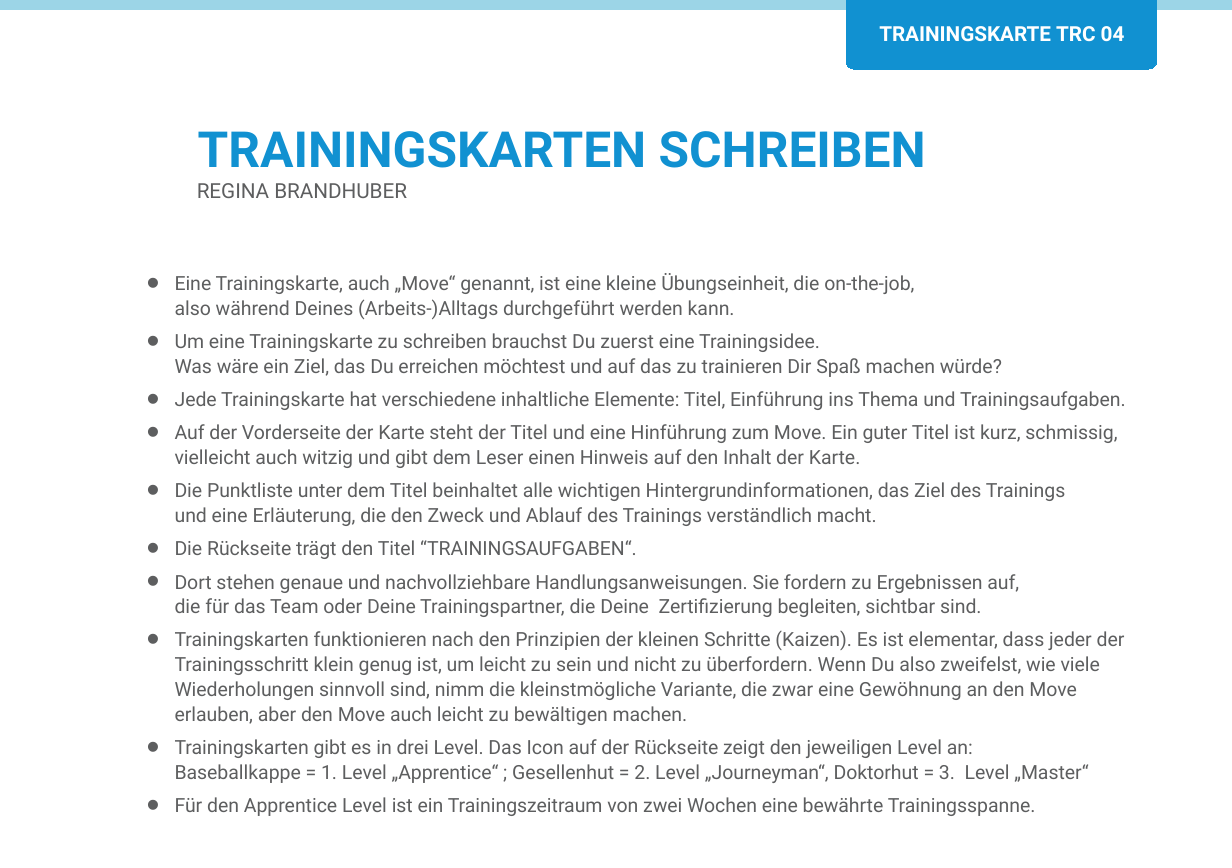
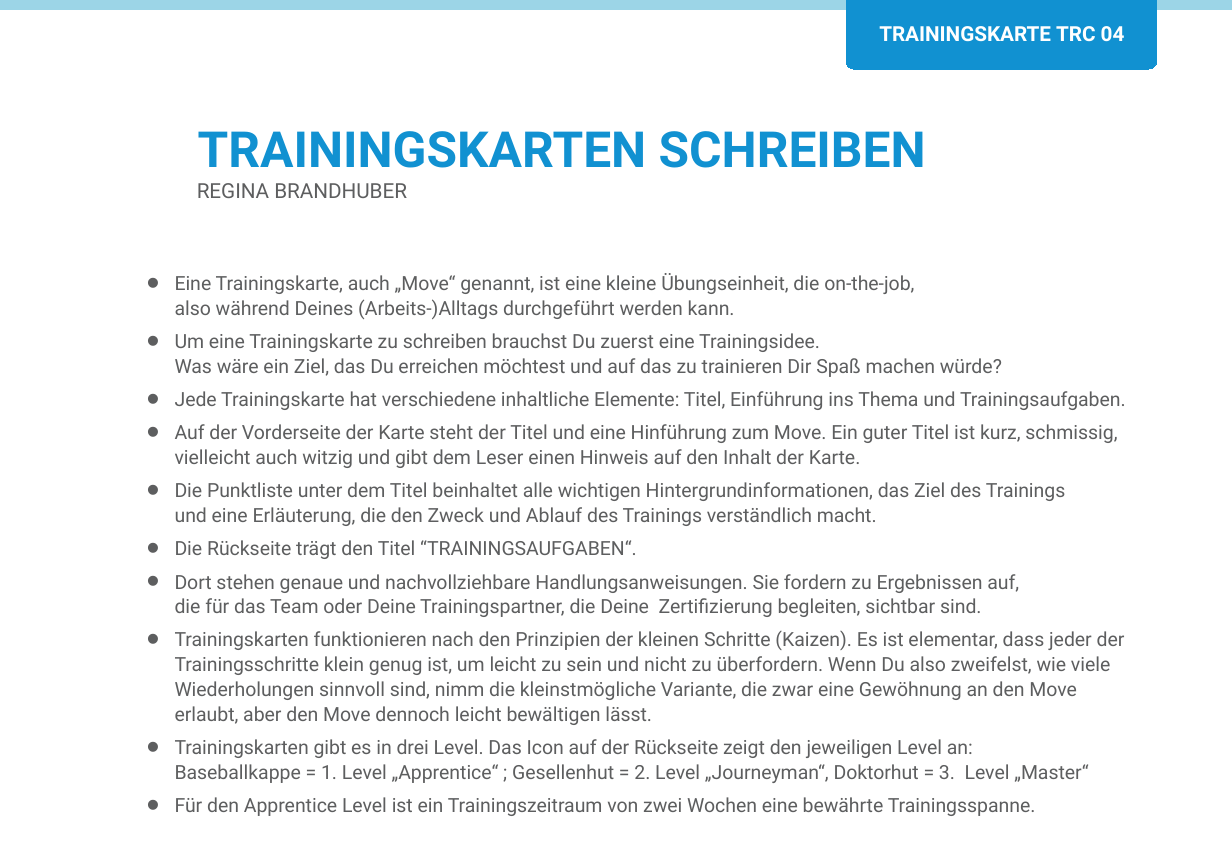
Before and after one commit to Teamtool/training-materials, a slide deck: slide 1 of training-cards/agile moves/Training Cards (TRC)/ger/apprentice/ger_TRC_04_Trainingskarten_schreiben_AM_A.pptx. Drawn at 1232x868 pixels with LibreOffice and Linux fonts; fonts in the diff are those of the drawing; background and template pictures are left out. Boxes give left, top, right and bottom in pixels: in the first picture for what was removed or moved away, otherwise in the second. Text is boxed around its words. In the diff, an @@ line names an element or a change of style, - is before the commit and + after.

```diff
--- a/training-cards/agile moves/Training Cards (TRC)/ger/apprentice/ger_TRC_04_Trainingskarten_schreiben_AM_A.pptx
+++ b/training-cards/agile moves/Training Cards (TRC)/ger/apprentice/ger_TRC_04_Trainingskarten_schreiben_AM_A.pptx
@@ text at box(175, 631, 1125, 725): text changed @@
-• Trainingskarten funktionieren nach den Prinzipien der kleinen Schritte (Kaizen). Es ist elementar, dass jeder der Trainingsschritt klein genug ist, um leicht zu sein und nicht zu überfordern. Wenn Du also zweifelst, wie viele Wiederholungen sinnvoll sind, nimm die kleinstmögliche Variante, die zwar eine Gewöhnung an den Move
-  erlauben, aber den Move auch leicht zu bewältigen machen.
+• Trainingskarten funktionieren nach den Prinzipien der kleinen Schritte (Kaizen). Es ist elementar, dass jeder der Trainingsschritte klein genug ist, um leicht zu sein und nicht zu überfordern. Wenn Du also zweifelst, wie viele Wiederholungen sinnvoll sind, nimm die kleinstmögliche Variante, die zwar eine Gewöhnung an den Move
+  erlaubt, aber den Move dennoch leicht bewältigen lässt.
```
Also in this commit, not shown: 1 other file.
